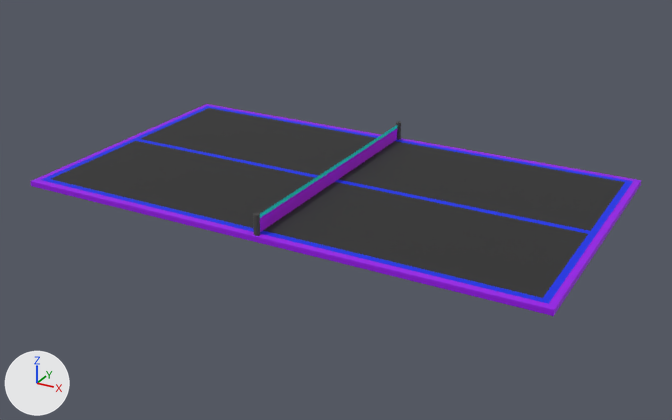
The OBJ model core/assets/models/table/table2.obj, before and after one commit.
Camera for both pictures: a 50 mm camera at (1.96, -3.58, 2.4) aimed at (0.03, -0.06, 0.64). Lighting does not change. The marker at lower left points along +X, +Y and +Z. Where no turn or scale is listed for an object, it has been applied to the vertices.

Before the edit, the objects in view are built like this:
```python
ob_box001_untitled_003 = bpy.data.objects.new('Box001_Untitled.003', me_box001_untitled_003)
ob_box001_untitled_003.location = (0.0, 0.0, 0.0)
ob_cylinder001_untitled_008 = bpy.data.objects.new('Cylinder001_Untitled.008', me_cylinder001_untitled_008)
ob_cylinder001_untitled_008.location = (0.0, 0.0, 0.0)
ob_cylinder002_untitled = bpy.data.objects.new('Cylinder002_Untitled', me_cylinder002_untitled)
ob_cylinder002_untitled.location = (0.0, 0.0, 0.0)
ob_plane001_untitled_015 = bpy.data.objects.new('Plane001_Untitled.015', me_plane001_untitled_015)
ob_plane001_untitled_015.location = (0.0, 0.0, 0.0)
```
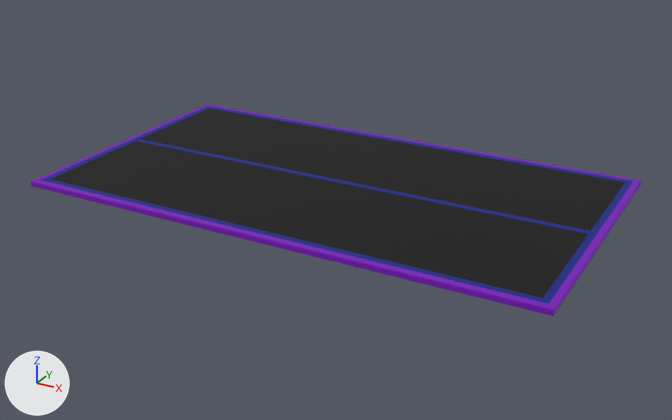
The newer file is also rescaled (x1.089), turned or shifted as a whole; pictures and numbers use the older file's frame.

Boxes [x1, y1, x2, y2] around the edits, measured in the pictures (672 x 420 px):
'Box001_Untitled.003', recoloured: [31, 104, 641, 316] in both
'Plane001_Untitled.015', deleted (purple): before [260, 125, 397, 232]
    faces in mat_material__38 (purple #ae00e7): [260, 129, 397, 232]
    faces in mat_material__37 (cyan #00e7e1): [260, 125, 397, 218]
'Cylinder002_Untitled', deleted: before [253, 213, 260, 236]
'Cylinder001_Untitled.008', deleted: before [396, 121, 401, 140]

What changed in the scene script:
```text
Change mat_material__25:
    mat_material__25.base_color: (0.0233, 0.0233, 0.0233) -> (0.0, 0.0, 0.0)  # black #2a2a2a -> black #000000
Change mat_material__26:
    mat_material__26.base_color: (0.0, 0.0229, 0.8) -> (0.0, 0.0123, 0.237)  # blue #002ae7 -> blue #001d86
Change mat_material__36:
    mat_material__36.base_color: (0.301, 0.0, 0.8) -> (0.184, 0.0, 0.48)  # purple #9500e7 -> purple #7700b8
Remove ob_cylinder001_untitled_008:
    ob_cylinder001_untitled_008 = bpy.data.objects.new('Cylinder001_Untitled.008', me_cylinder001_untitled_008)
    ob_cylinder001_untitled_008.location = (0.0, 0.0, 0.0)
Remove ob_cylinder002_untitled:
    ob_cylinder002_untitled = bpy.data.objects.new('Cylinder002_Untitled', me_cylinder002_untitled)
    ob_cylinder002_untitled.location = (0.0, 0.0, 0.0)
Remove ob_plane001_untitled_015:
    ob_plane001_untitled_015 = bpy.data.objects.new('Plane001_Untitled.015', me_plane001_untitled_015)
    ob_plane001_untitled_015.location = (0.0, 0.0, 0.0)
```
